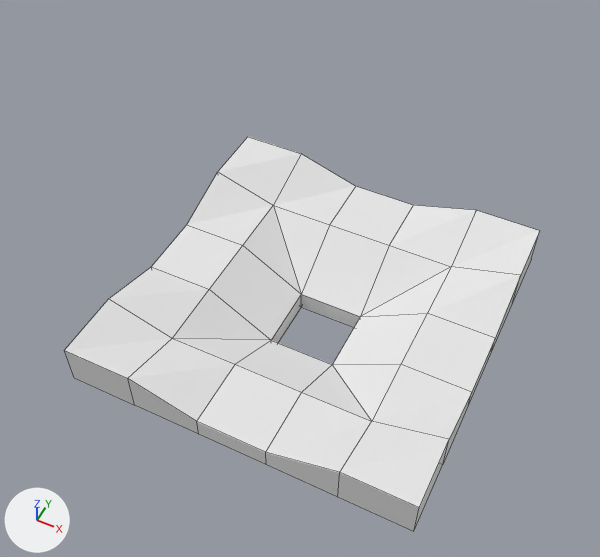
The Blender file dist/Release/MinGW-Windows/data/models/maps/hole.blend, before and after one commit.
Rendered twice from a 50 mm camera at (20.8, -45.0, 59.6) aimed at (-0.8, -2.0, 5.7). The lights are fixed; the arrows at lower left show +X, +Y and +Z. Mesh edges are drawn as thin lines.
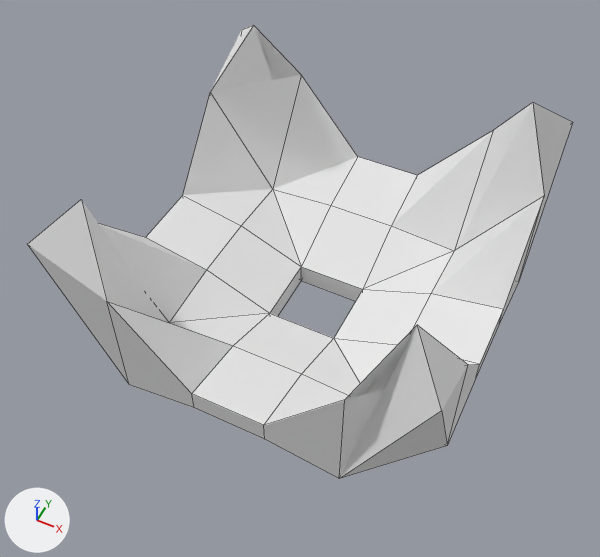
Changed parts and their boxes [x1, y1, x2, y2] in the pictures (600 x 557 px):
'Cube', reshaped, moved (14% wider, 15% taller): before [64, 137, 540, 532]; after [28, 25, 573, 479]

What the commit changed:
me_cube is used by ob_cube; location (0.0, 0.0, 0.0).
me_cube had 72 vertices, 76 faces and spanned x -16.0..16.0, y -16.0..16.0, z -5.0..3.0.
me_cube now has 72 vertices, 78 faces and spans x -16.0..16.0, y -16.0..16.0, z -5.0..15.0.
Part 1, on me_cube:
8 vertices are removed from x -16.0..16.0, y -16.0..16.0, z -1.0..3.0.
16 faces are deleted.
16 vertices in x -16.0..16.0, y -16.0..16.0, z -1.0 move by (0.0, 0.0, -1.0).
8 vertices in x -16.0..16.0, y -16.0..16.0, z 3.0 move by (0.0, 0.0, 5.8).
8 vertices in x -9.6..9.6, y -9.6..9.6, z -1.0..1.0 move by (0.0, 0.0, -1.8).
8 vertices in x -9.6..9.6, y -9.6..9.6, z 1.0 move by (0.0, 0.0, -1.3).
8 vertices are added at x -16.0..16.0, y -16.0..16.0, z 11.9..15.0.
18 new faces join them.
Object 'Cube' (ob_cube) moves from (0.0, 0.0, 0.0) to (0.0, 0.0, 4.0).
